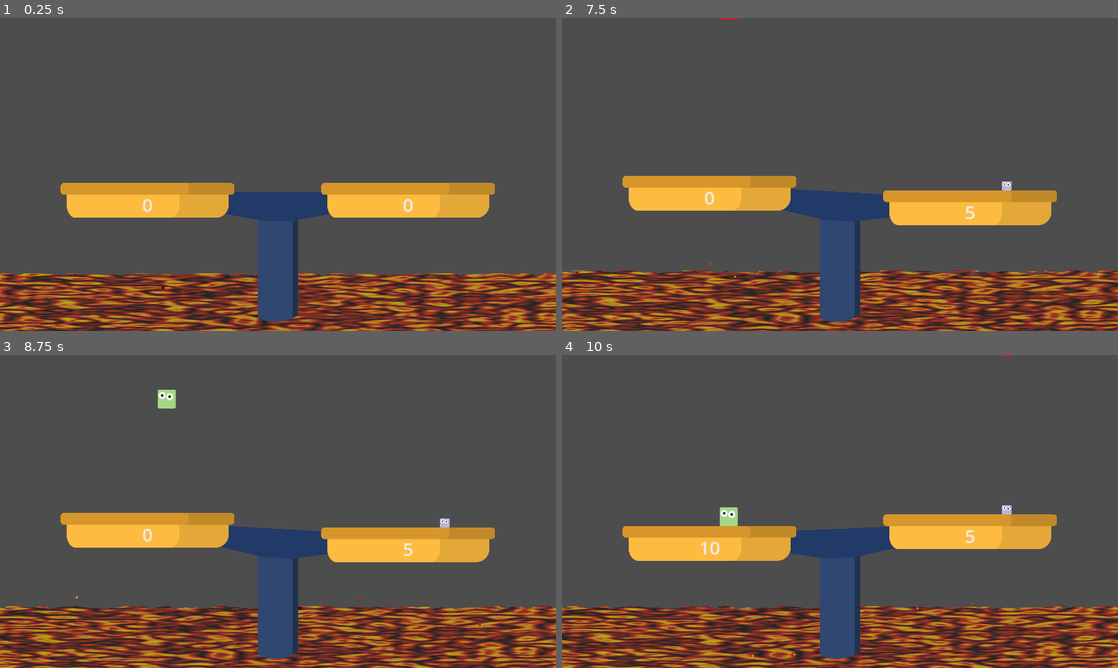
Above: before the commit, frames 1-4 (two rows, left to right).
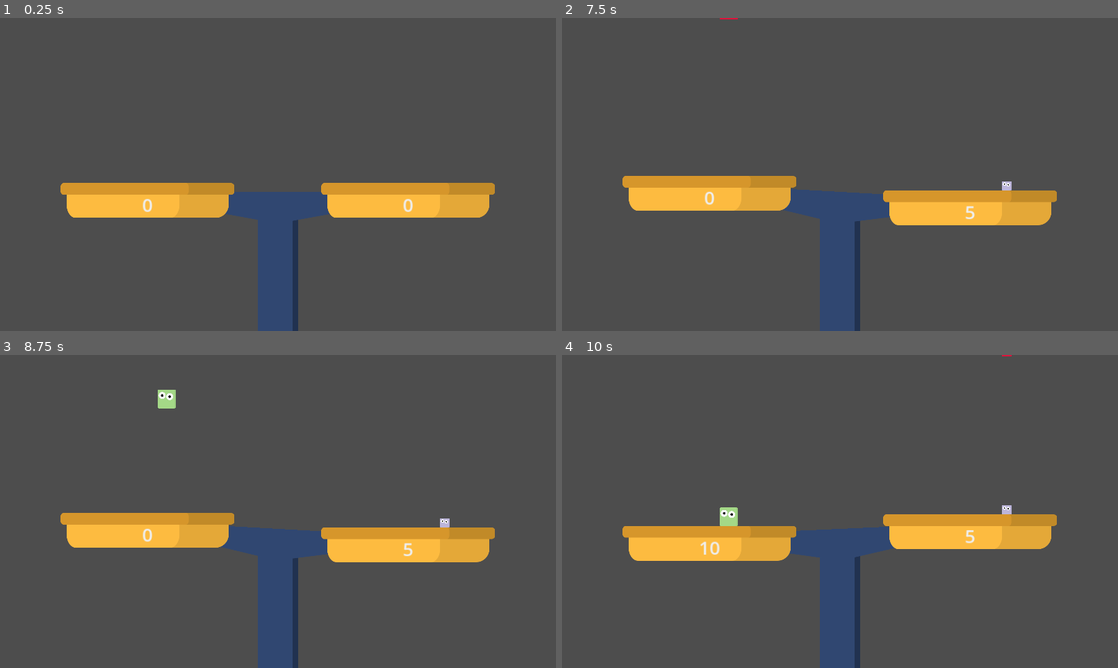
Above: after the commit, the same moments.

Repository: njamster/gmtk_jam_2024
Game: Godot game, scene res://screens/game.tscn
Two runs of this game, one before a commit and one after it. Both use one fixed random seed, a clock stepped at 60 frames per second and the inputs below.
Inputs (mouse positions are in pixels of both pictures, inside the frame that each line leads up to):
- Up to frame 1 (0.25 s): no input
- Up to frame 2 (7.5 s): tap Enter at 0.5 s; move the mouse to (962, 158) at 0.52 s; move the mouse to (728, 190) at 1.27 s; move the mouse to (895, 105) at 2.02 s; move the mouse to (812, 237) at 2.77 s; move the mouse to (1006, 221) at 3.52 s; move the mouse to (673, 127) at 4.27 s; move the mouse to (1006, 124) at 5.02 s; move the mouse to (756, 96) at 5.77 s; move the mouse to (962, 158) at 6.52 s; move the mouse to (728, 190) at 7.27 s
- Up to frame 3 (8.75 s): move the mouse to (333, 442) at 8.02 s
- Up to frame 4 (10 s): move the mouse to (728, 401) at 8.77 s; move the mouse to (1006, 558) at 9.52 s

The runs differ from the first frame. In frame 1, 17% of the frame differs, in the area x 0-100%, y 81-100%; in frame 2, 18%; in frame 3, 18%; in frame 4, 18%, in the area x 0-100%, y 79-100%.

Commit message:
Remove lava at the bottom again...
... the stylistic clash was too much!

- Also matches the connector's color to the base's color and makes the
  base longer, so it protrudes out of the screen.

Diff:
--- a/scale/images/base.svg
+++ b/scale/images/base.svg
@@ -2,9 +2,9 @@
 <!-- Created with Inkscape (http://www.inkscape.org/) -->
 
 <svg
-   width="105.83334mm"
-   height="105.83334mm"
-   viewBox="0 0 105.83334 105.83334"
+   width="37.041668mm"
+   height="158.75mm"
+   viewBox="0 0 37.041667 158.74999"
    version="1.1"
    id="svg1"
    inkscape:version="1.3.2 (091e20ef0f, 2023-11-25, custom)"
@@ -24,12 +24,12 @@
      inkscape:deskcolor="#d1d1d1"
      inkscape:document-units="mm"
      inkscape:zoom="0.81222057"
-     inkscape:cx="206.84037"
+     inkscape:cx="77.565137"
      inkscape:cy="382.90092"
-     inkscape:window-width="908"
-     inkscape:window-height="1046"
-     inkscape:window-x="992"
-     inkscape:window-y="14"
+     inkscape:window-width="1920"
+     inkscape:window-height="1080"
+     inkscape:window-x="0"
+     inkscape:window-y="0"
      inkscape:window-maximized="0"
      inkscape:current-layer="layer1" />
   <defs
@@ -38,7 +38,7 @@
      inkscape:label="Layer 1"
      inkscape:groupmode="layer"
      id="layer1"
-     transform="scale(1,1.140321)">
+     transform="matrix(1,0,0,1.7195529,-34.395832,0)">
     <rect
        style="fill:#213250;fill-opacity:1;stroke:#000000;stroke-width:0;stroke-linecap:round;stroke-linejoin:round"
        id="rect2"
--- a/scale/images/connector.svg
+++ b/scale/images/connector.svg
@@ -24,7 +24,7 @@
      inkscape:deskcolor="#d1d1d1"
      inkscape:document-units="mm"
      inkscape:zoom="0.82492985"
-     inkscape:cx="395.79123"
+     inkscape:cx="395.18512"
      inkscape:cy="547.92538"
      inkscape:window-width="1825"
      inkscape:window-height="1034"
@@ -39,7 +39,7 @@
      inkscape:groupmode="layer"
      id="layer1">
     <path
-       style="fill:#213a67;fill-opacity:1;stroke:#000000;stroke-width:0;stroke-linecap:round;stroke-linejoin:round;stroke-dasharray:none"
+       style="fill:#304771;fill-opacity:1;stroke:#000000;stroke-width:0;stroke-linecap:round;stroke-linejoin:round;stroke-dasharray:none"
        d="M 0,0 H 317.5 L 171.97917,26.458333 h -26.45834 z"
        id="path2"
        sodipodi:nodetypes="ccccc" />
--- a/scale/scale.tscn
+++ b/scale/scale.tscn
@@ -13,7 +13,7 @@
 script = ExtResource("1_cjuyf")
 
 [node name="Base" type="Sprite2D" parent="."]
-position = Vector2(0, 250)
+position = Vector2(0, 330)
 texture = ExtResource("3_ah3cx")
 
 [node name="Connector" type="Sprite2D" parent="."]
--- a/screens/game.tscn
+++ b/screens/game.tscn
@@ -1,41 +1,9 @@
-[gd_scene load_steps=11 format=3 uid="uid://x03e20t6txss"]
+[gd_scene load_steps=4 format=3 uid="uid://x03e20t6txss"]
 
 [ext_resource type="Script" path="res://screens/game.gd" id="1_b4tnn"]
 [ext_resource type="PackedScene" uid="uid://brvkk4mplduis" path="res://scale/scale.tscn" id="1_lebfw"]
-[ext_resource type="Shader" path="res://screens/lava.gdshader" id="2_jld7v"]
 
 [sub_resource type="WorldBoundaryShape2D" id="WorldBoundaryShape2D_5b2na"]
-
-[sub_resource type="Gradient" id="Gradient_hjjr8"]
-offsets = PackedFloat32Array(0, 0.146444, 0.594142, 0.665272, 1)
-colors = PackedColorArray(0.133333, 0.133333, 0.133333, 1, 0.133333, 0.133333, 0.133333, 1, 0.972549, 0.227451, 0.129412, 1, 1, 0.580392, 0.14902, 1, 1, 1, 0, 1)
-
-[sub_resource type="FastNoiseLite" id="FastNoiseLite_j6p5l"]
-noise_type = 3
-frequency = 0.03
-fractal_type = 3
-fractal_octaves = 2
-fractal_lacunarity = 1.4
-
-[sub_resource type="NoiseTexture2D" id="NoiseTexture2D_odqdc"]
-seamless = true
-color_ramp = SubResource("Gradient_hjjr8")
-noise = SubResource("FastNoiseLite_j6p5l")
-
-[sub_resource type="ShaderMaterial" id="ShaderMaterial_thjbq"]
-shader = ExtResource("2_jld7v")
-shader_parameter/tides_magnitude = 0.05
-shader_parameter/tides_speed = 0.5
-shader_parameter/noise_factor = 0.04
-shader_parameter/noise1 = SubResource("NoiseTexture2D_odqdc")
-
-[sub_resource type="Curve" id="Curve_ieyjq"]
-_data = [Vector2(0, 1), 0.0, 0.0, 0, 0, Vector2(1, 0), 0.0, 0.0, 0, 0]
-point_count = 2
-
-[sub_resource type="Gradient" id="Gradient_rmjwy"]
-offsets = PackedFloat32Array(0, 0.296154, 1)
-colors = PackedColorArray(0.25098, 0, 0, 1, 1, 0.501961, 0.192157, 1, 1, 1, 0.0941176, 1)
 
 [node name="Game" type="Node2D"]
 script = ExtResource("1_b4tnn")
@@ -72,27 +40,6 @@
 
 [node name="Blocks" type="Node" parent="."]
 
-[node name="Lava" type="ColorRect" parent="."]
-material = SubResource("ShaderMaterial_thjbq")
-offset_top = 840.0
-offset_right = 1920.0
-offset_bottom = 1080.0
-
-[node name="Sparks" type="CPUParticles2D" parent="Lava"]
-position = Vector2(960, 120)
-amount = 5
-randomness = 1.0
-lifetime_randomness = 1.0
-emission_shape = 3
-emission_rect_extents = Vector2(960, 120)
-direction = Vector2(0, -1)
-initial_velocity_min = 200.0
-initial_velocity_max = 300.0
-scale_amount_min = 10.0
-scale_amount_max = 10.0
-scale_amount_curve = SubResource("Curve_ieyjq")
-color_ramp = SubResource("Gradient_rmjwy")
-
 [node name="Scale" parent="." instance=ExtResource("1_lebfw")]
 position = Vector2(960, 600)
 
